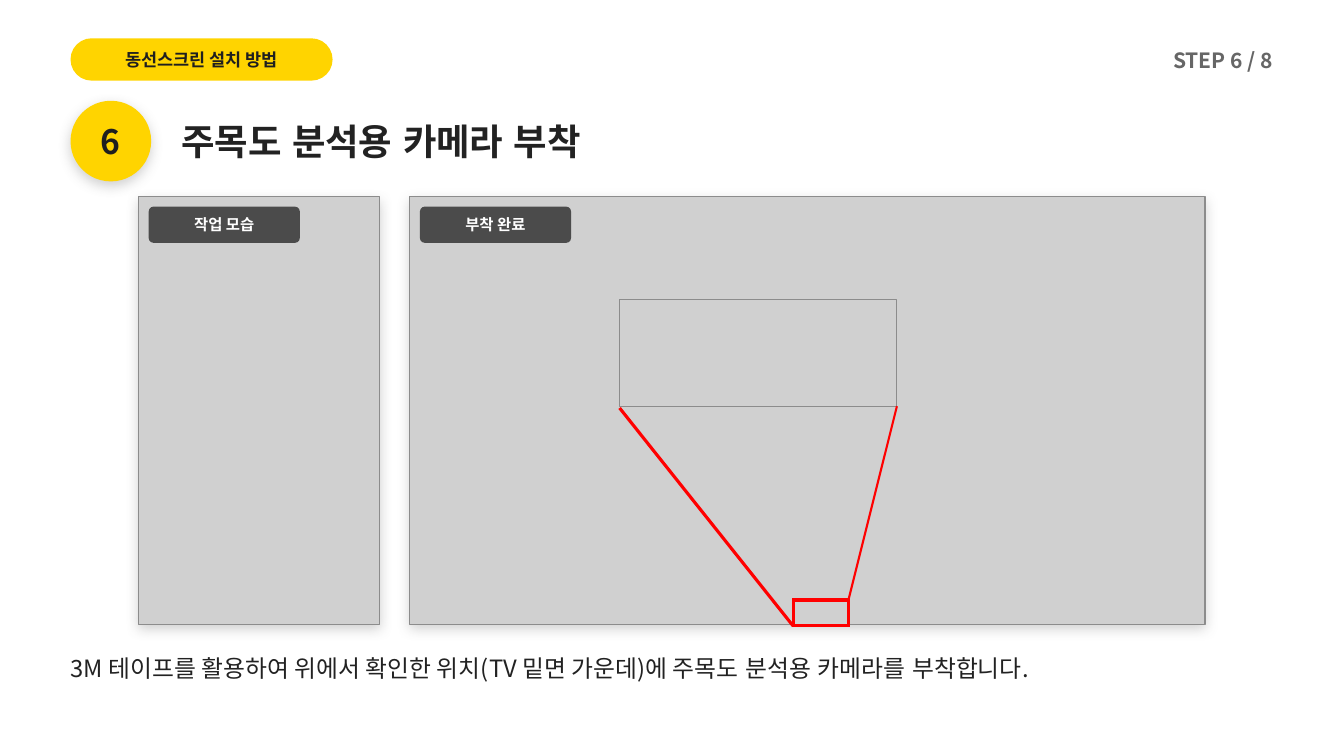
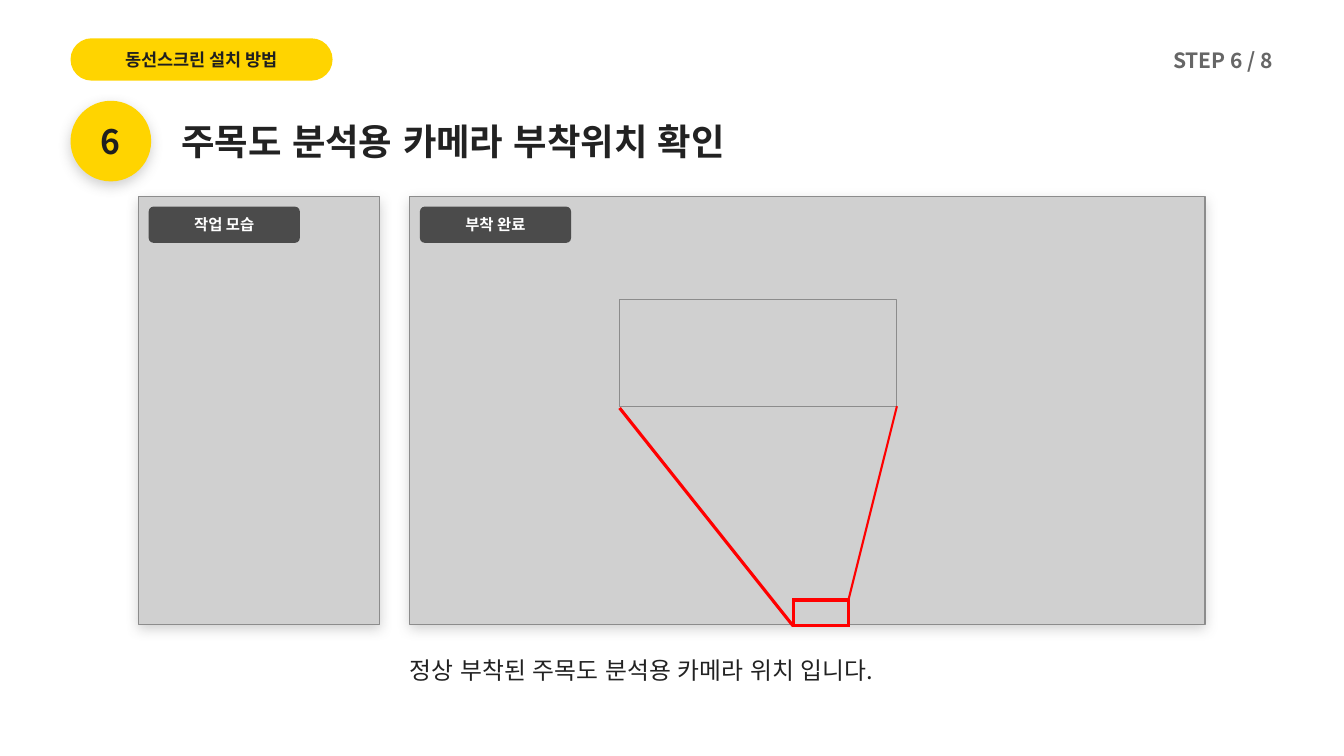
Before and after one commit to alsdn2947/ars, a slide deck: slide 15 of 이마트_AI카메라_설치매뉴얼.pptx (slide 14 before the commit). Drawn at 1344x756 pixels with LibreOffice and Linux fonts; fonts in the diff are those of the drawing; grey boxes stand for pictures. Boxes give left, top, right and bottom in pixels: in the first picture for what was removed or moved away, otherwise in the second. Text is boxed around its words. In the diff, an @@ line names an element or a change of style, - is before the commit and + after.

```diff
--- a/이마트_AI카메라_설치매뉴얼.pptx
+++ b/이마트_AI카메라_설치매뉴얼.pptx
@@ text at (x1=181, y1=124, x2=725, y2=159): text changed @@
-주목도 분석용 카메라 부착
+주목도 분석용 카메라 부착위치 확인
@@ text at (x1=410, y1=659, x2=874, y2=681): text changed @@
-3M 테이프를 활용하여 위에서 확인한 위치(TV 밑면 가운데)에 주목도 분석용 카메라를 부착합니다.
+정상 부착된 주목도 분석용 카메라 위치 입니다.
```
Also in this commit, not shown: 10 other slides changed, 1 slide added, 2 other files.
